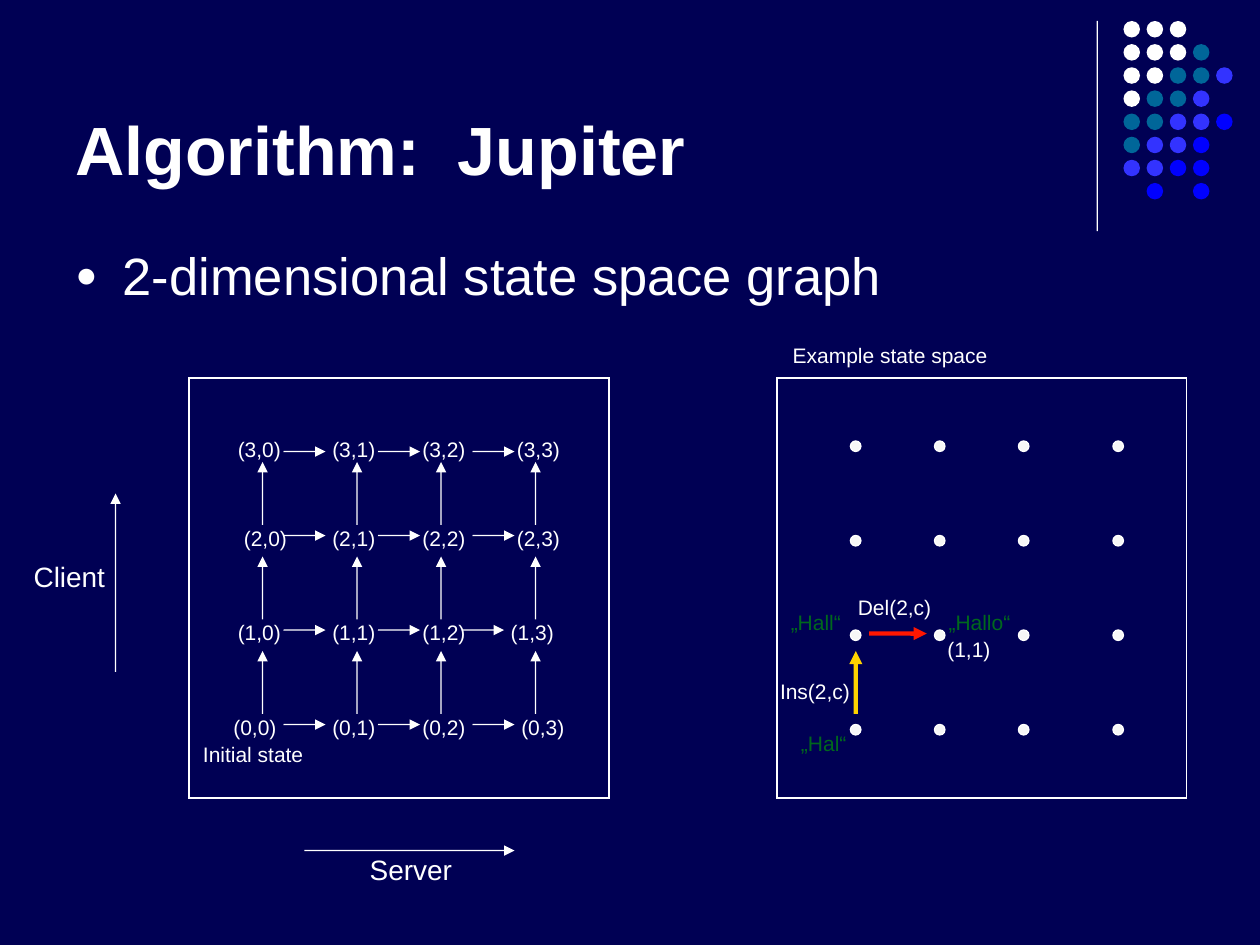
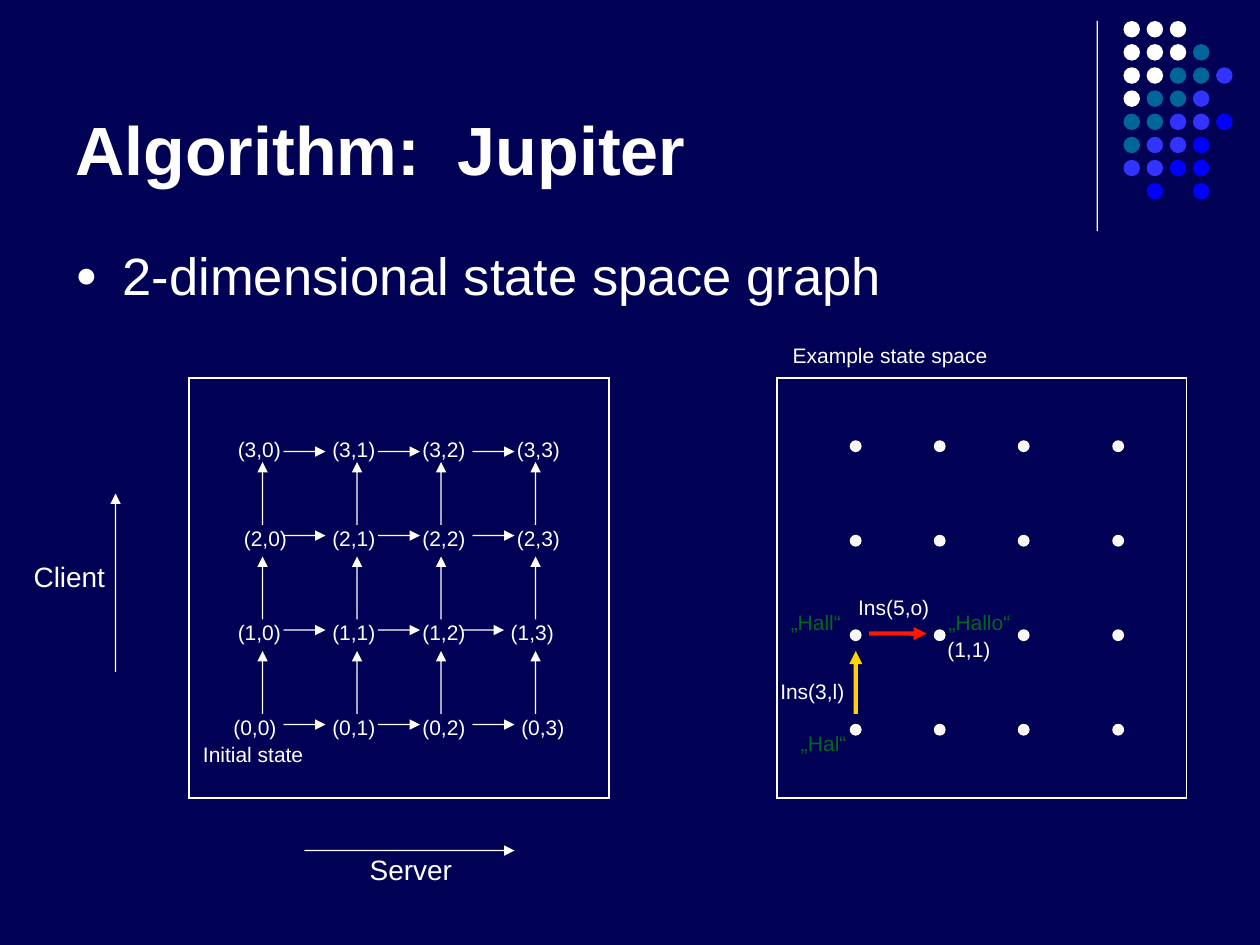
Before and after one commit to kyanha/ace, a slide deck: slide 15 of ace/trunk/doc/presentation/presentation.ppt. Drawn at 1260x945 pixels with LibreOffice and Linux fonts; fonts in the diff are those of the drawing. Boxes give left, top, right and bottom in pixels: in the first picture for what was removed or moved away, otherwise in the second. Text is boxed around its words. In the diff, an @@ line names an element or a change of style, - is before the commit and + after.

```diff
--- a/ace/trunk/doc/presentation/presentation.ppt
+++ b/ace/trunk/doc/presentation/presentation.ppt
@@ text at bbox=[858, 599, 929, 619]: text changed @@
-Del(2,c)
+Ins(5,o)
@@ text at bbox=[780, 683, 844, 703]: text changed @@
-Ins(2,c)
+Ins(3,l)
```
Also in this commit, not shown: 2 other slides changed, 6 slides added, 1 slide removed.
